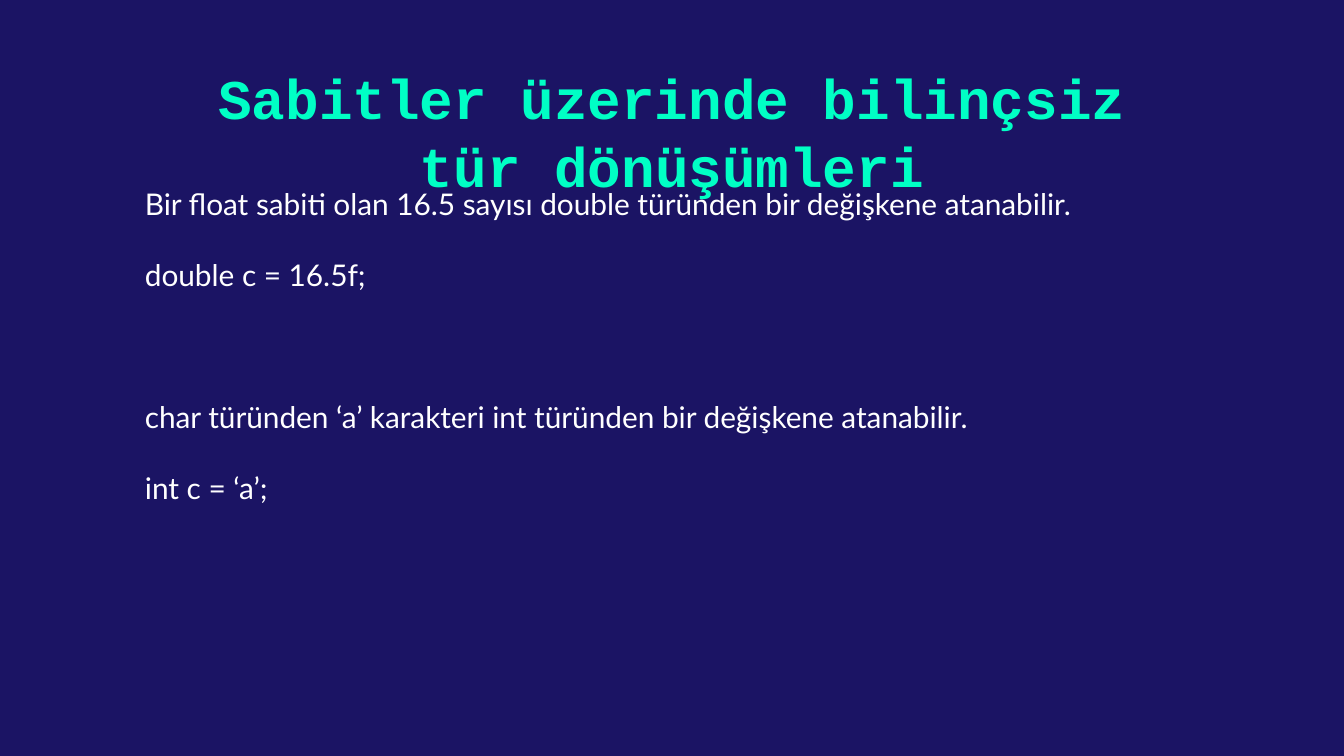
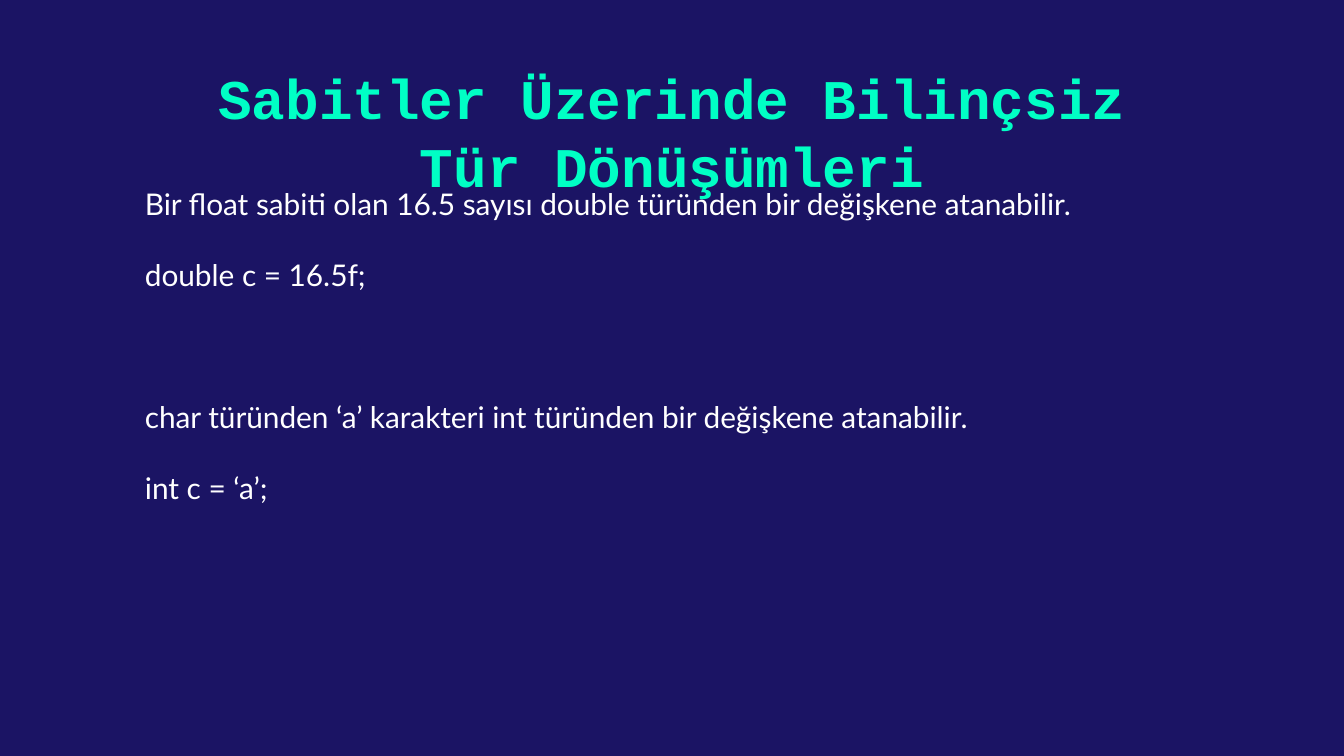
Before and after one commit to kadirdemir/C-Sharp-2022, a slide deck: slide 13 of Tür Dönüşümü.pptx. Drawn at 1344x756 pixels with LibreOffice and Linux fonts; fonts in the diff are those of the drawing. Boxes give left, top, right and bottom in pixels: in the first picture for what was removed or moved away, otherwise in the second. Text is boxed around its words. In the diff, an @@ line names an element or a change of style, - is before the commit and + after.

```diff
--- a/Tür Dönüşümü.pptx
+++ b/Tür Dönüşümü.pptx
@@ title at <box>218,79,1125,201</box>: text changed @@
-Sabitler üzerinde bilinçsiz tür dönüşümleri
+Sabitler Üzerinde Bilinçsiz Tür Dönüşümleri
```
Also in this commit, not shown: 3 other slides changed, 27 slides added.
